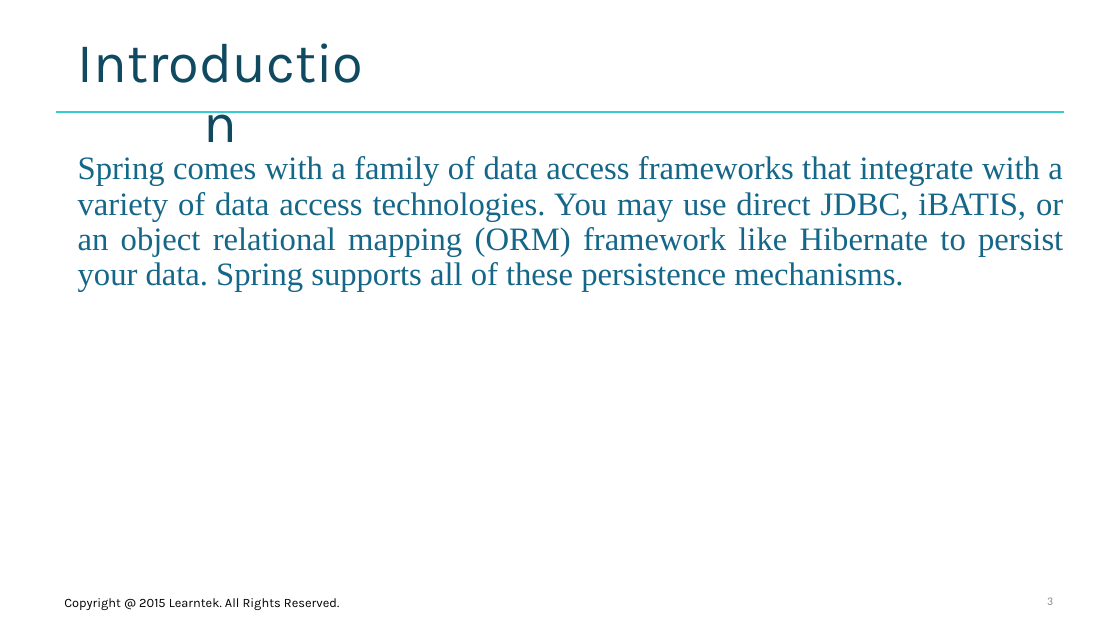
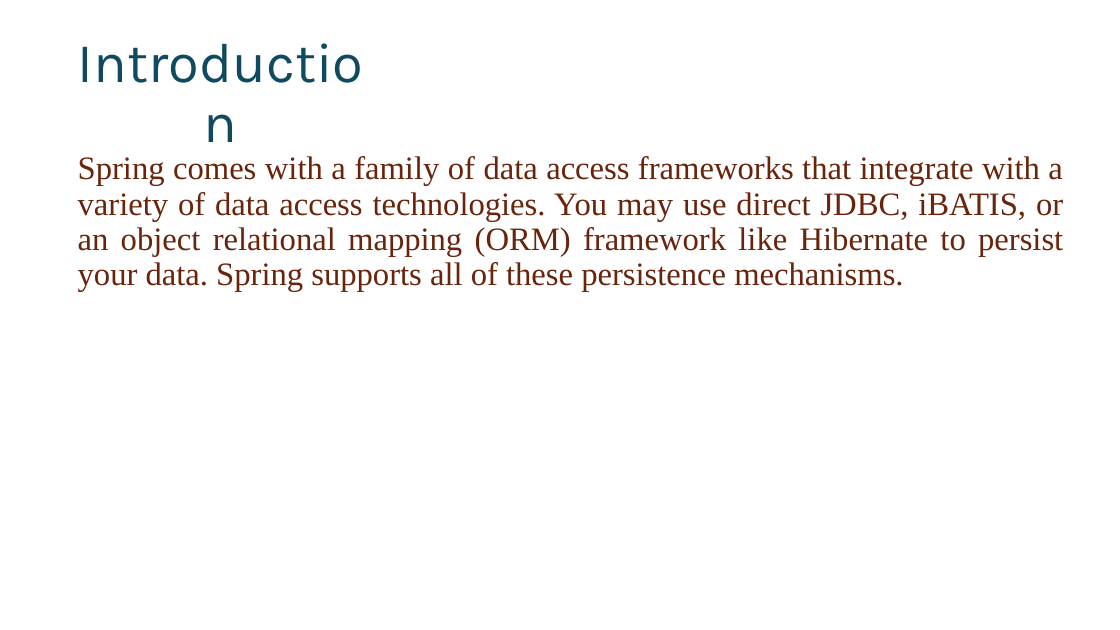
Before and after one commit to santoshkar/Spring, a slide deck: slide 3 of Presentations/Part-5-Spring hibernate.pptx. Drawn at 1120x630 pixels with LibreOffice and Linux fonts; fonts in the diff are those of the drawing; background and template pictures are left out. Boxes give left, top, right and bottom in pixels: in the first picture for what was removed or moved away, otherwise in the second. Text is boxed around its words. In the diff, an @@ line names an element or a change of style, - is before the commit and + after.

Commit message:
Removed learntek

```diff
--- a/Presentations/Part-5-Spring hibernate.pptx
+++ b/Presentations/Part-5-Spring hibernate.pptx
@@ line removed from (56, 112) to (1065, 112) @@
@@ subtitle "Spring comes with a family ..." at box(78, 156, 1063, 292): text colour #156789 to #69240C; less space between paragraphs @@
@@ page number: place and size @@
-page number at box(1047, 597, 1053, 605)
+page number at box(881, 394, 991, 453)
@@ page number at box(881, 394, 991, 453): size 10 to 28 pt, font Calibri to Arial Narrow, text colour #8C8C8C to #FFFFFF, bold on; alignment right to centre @@
@@ text removed at box(64, 598, 339, 610) @@
-Copyright @ 2015 Learntek. All Rights Reserved.
```
Also in this commit, not shown: 19 other slides changed, 7 other files.
